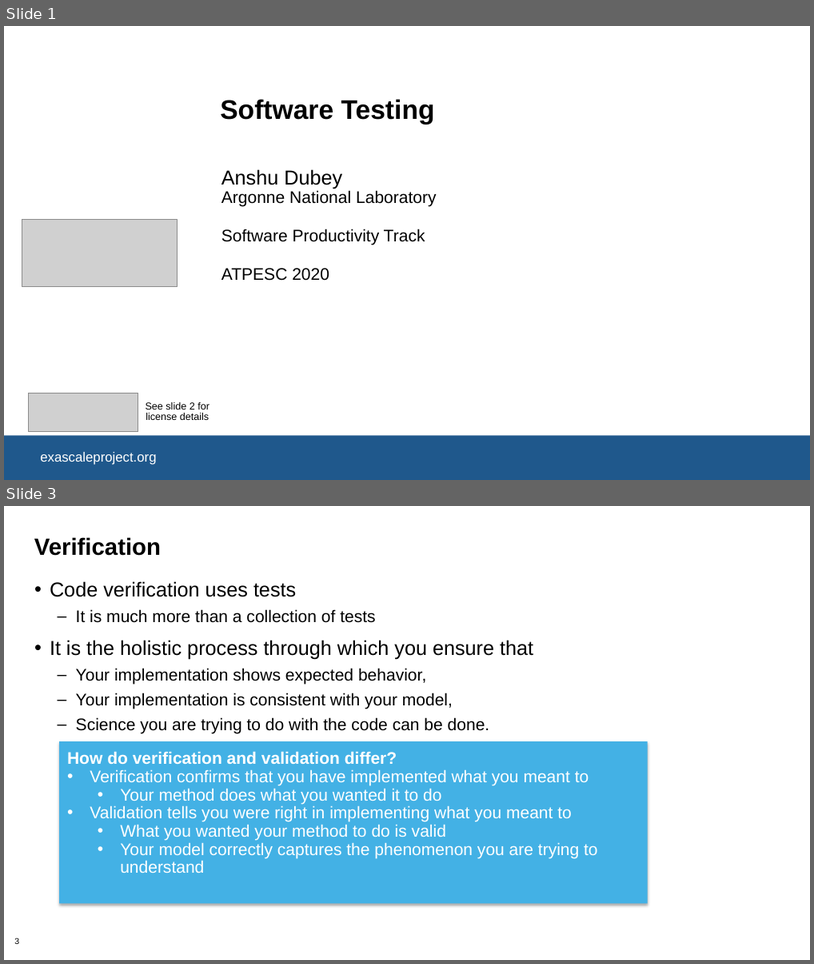
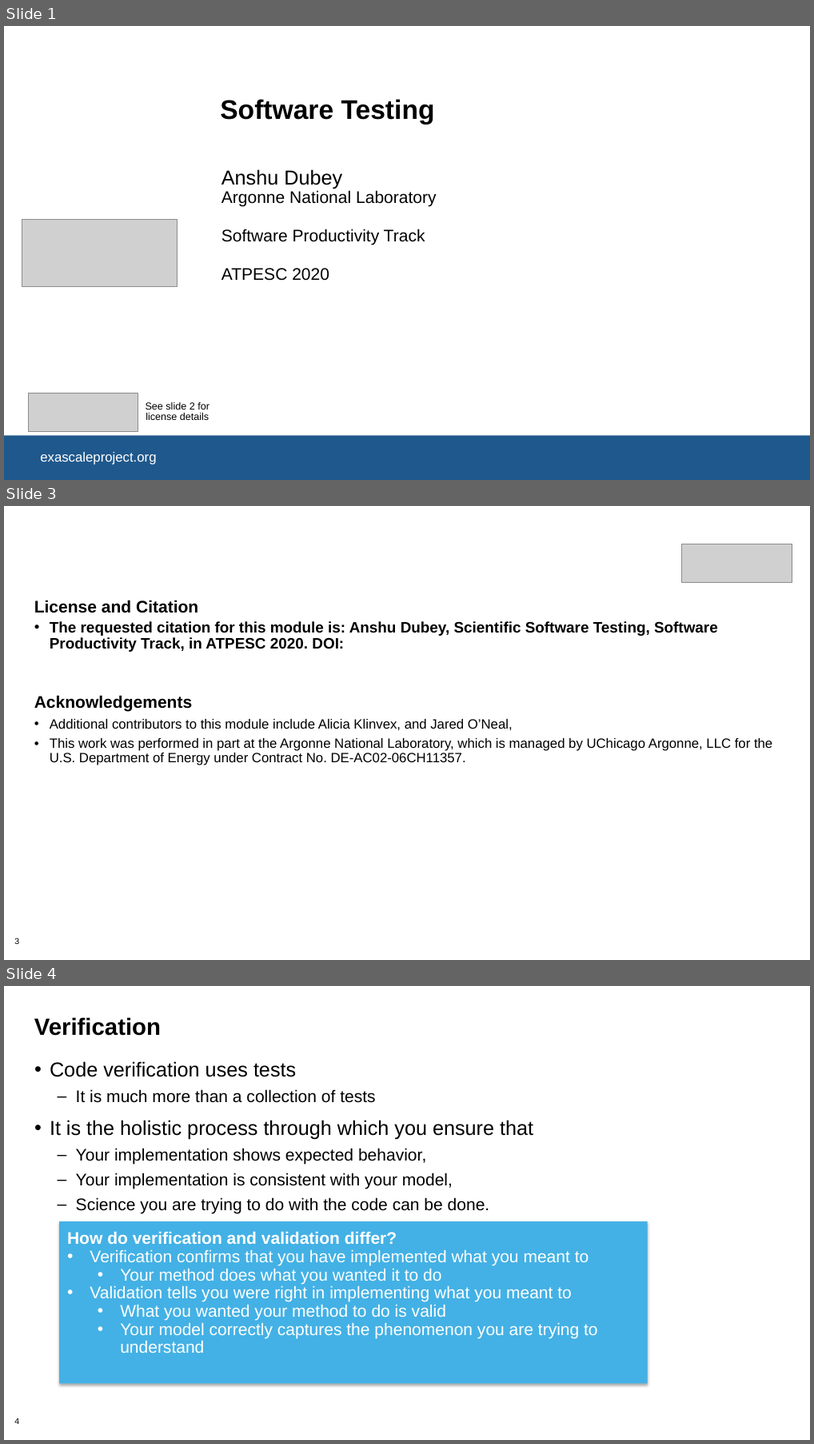
Before and after one commit to betterscientificsoftware/bssw-tutorial, a slide deck: presentations/05-testing.pptx. Shown one above the other, each under a label of ours: slides 1 and 3 before the commit, slides 1, 3 and 4 after it; the slides between them are not shown. The pictures are 814x964 and 814x1444 pixels, drawn with LibreOffice and Linux fonts; fonts in the diff are those of the drawing; grey boxes stand for pictures; background and template pictures are left out. Boxes give left, top, right and bottom in pixels: in the first picture for what was removed or moved away, otherwise in the second. Text is boxed around its words. In the diff, an @@ line names an element or a change of style, - is before the commit and + after.

```diff
--- a/presentations/05-testing.pptx
+++ b/presentations/05-testing.pptx
@@ slide 3 added at <box>4,506,810,960</box>, background #FFFFFF; not listed: 1 template element that a slide beside it also shows @@
@@ picture added at <box>682,544,792,582</box> @@
@@ text added at <box>34,600,773,765</box>, 16 pt, text #000000 @@
+License and Citation
+• The requested citation for this module is: Anshu Dubey, Scientific Software Testing, Software Productivity Track, in ATPESC 2020. DOI:
+Acknowledgements
+• Additional contributors to this module include Alicia Klinvex, and Jared O’Neal,
+• This work was performed in part at the Argonne National Laboratory, which is managed by UChicago Argonne, LLC for the U.S. Department of Energy under Contract No. DE-AC02-06CH11357.
@@ what was slide 3 is now slide 4 @@
@@ page number at <box>14,1417,19,1424</box>: text changed @@
-3
+4
```
Also in this commit, not shown: 6 slides changed, 1 other file.
